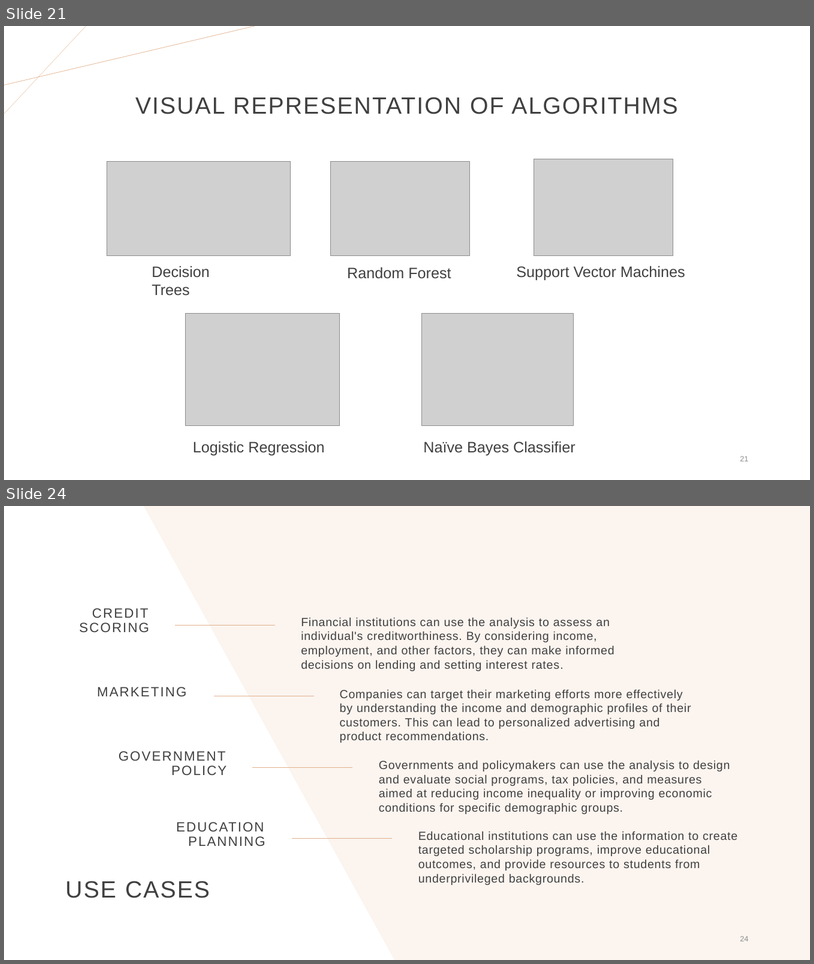
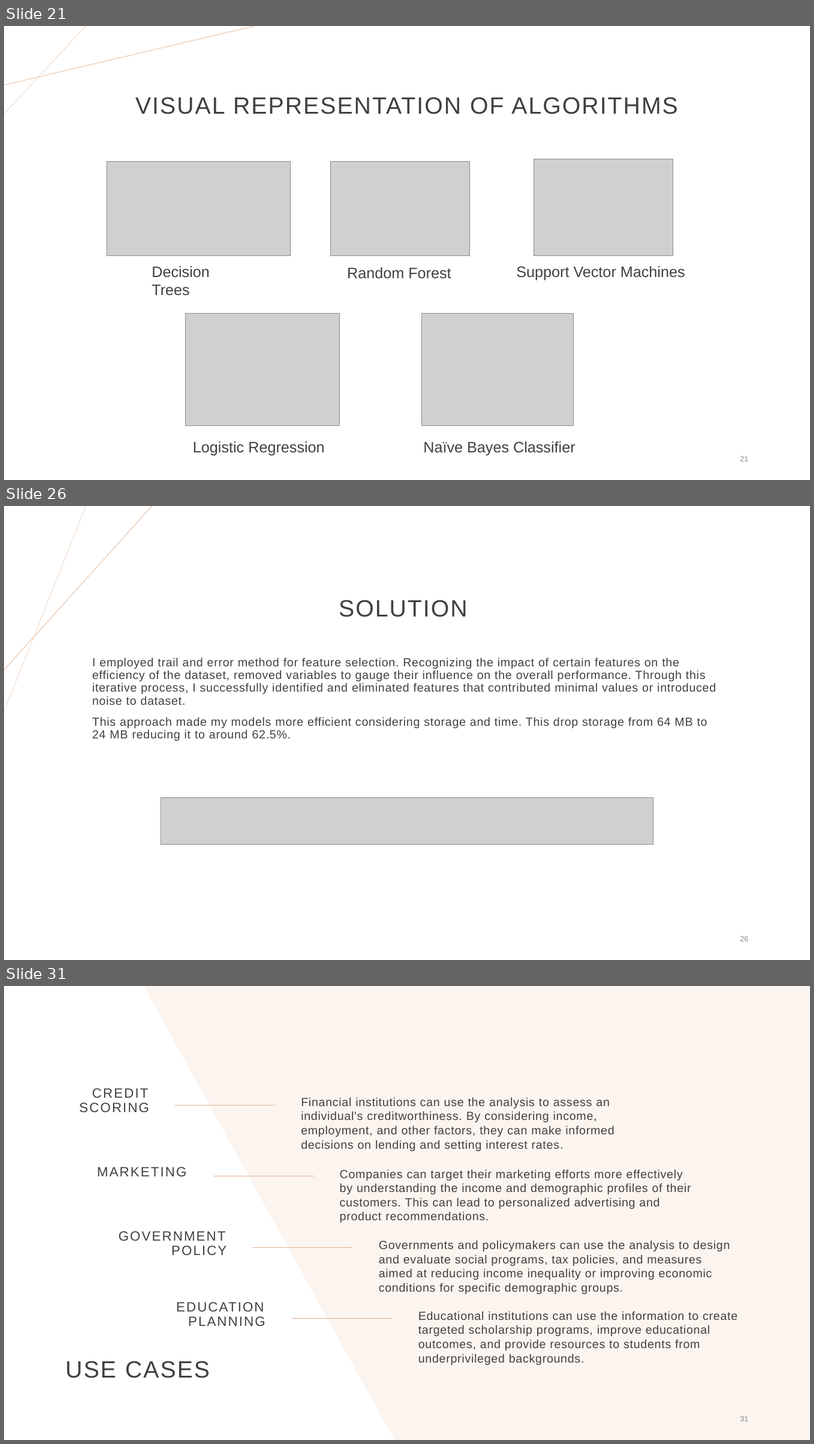
Before and after one commit to Hetansh-patel/Income-Prediction-With-R, a slide deck: R Project.pptx. Shown one above the other, each under a label of ours: slides 21 and 24 before the commit, slides 21, 26 and 31 after it; the slides between them are not shown. The pictures are 814x964 and 814x1444 pixels, drawn with LibreOffice and Linux fonts; fonts in the diff are those of the drawing; grey boxes stand for pictures. Boxes give left, top, right and bottom in pixels: in the first picture for what was removed or moved away, otherwise in the second. Text is boxed around its words. In the diff, an @@ line names an element or a change of style, - is before the commit and + after.

```diff
--- a/R Project.pptx
+++ b/R Project.pptx
@@ slide 26 added at (x1=4, y1=506, x2=810, y2=960), background #FFFFFF @@
@@ line added from (86, 506) to (4, 712), #E2B18D 0.25 pt @@
@@ line added from (152, 506) to (4, 670), #E2B18D 0.5 pt @@
@@ title added at (x1=339, y1=600, x2=468, y2=617), 28 pt, text #404040 @@
+SOLUTION
@@ text added at (x1=92, y1=657, x2=716, y2=741), 14 pt, text #404040 @@
+I employed trail and error method for feature selection. Recognizing the impact of certain features on the efficiency of the dataset, removed variables to gauge their influence on the overall performance. Through this iterative process, I successfully identified and eliminated features that contributed minimal values or introduced noise to dataset.
+This approach made my models more efficient considering storage and time. This drop storage from 64 MB to 24 MB reducing it to around 62.5%.
@@ picture added at (x1=161, y1=798, x2=654, y2=844) @@
@@ page number added at (x1=740, y1=936, x2=749, y2=941), 9 pt, text #8C8C8C @@
+26
@@ what was slide 24 is now slide 31 @@
@@ page number at (x1=740, y1=1416, x2=749, y2=1421): text changed @@
-24
+31
```
Also in this commit, not shown: 4 slides changed, 7 other slides added, 2 slides removed.
